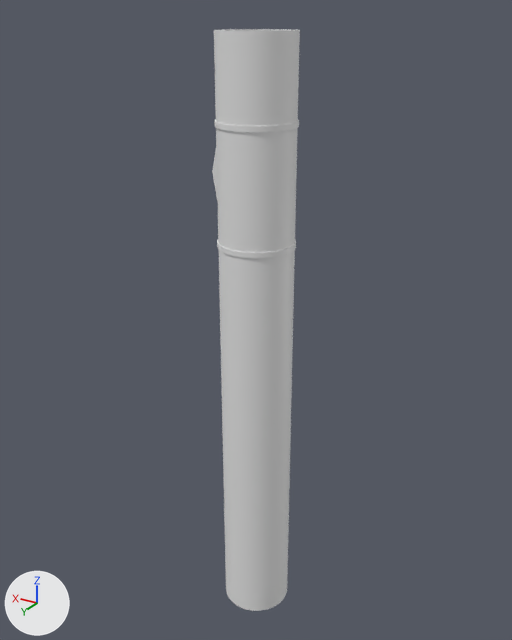
Renders of the FBX model Assets/Meshes/garbage_chute.fbx from each side of a commit.
The view is the same before and after, from a 50 mm camera at (-5.56, 5.04, 2.75) aimed at (-3.27, 1.22, 0.84). The axes (+X, +Y, +Z) are drawn at lower left. The lights are the same throughout. Where no turn or scale is listed for an object, it has been applied to the vertices.

Names of what the first picture shows: 'pipe'.
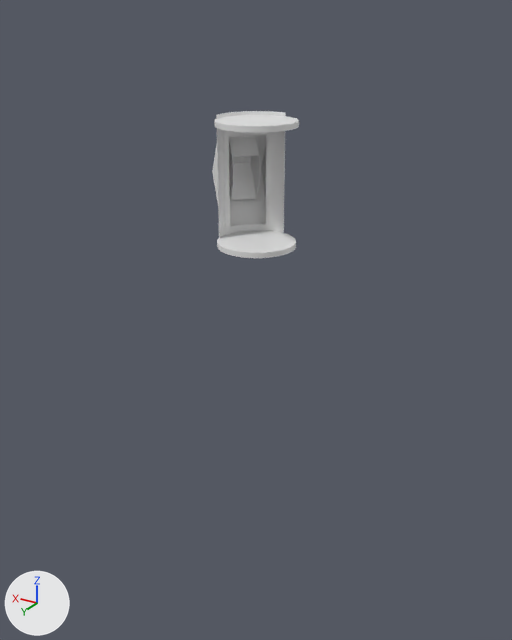
Location of each change, (x1, y1, x2, y2) in pixels of the pictures (512 x 640 px):
'pipe', deleted: before (214, 29, 300, 611)
'base', unchanged, uncovered by the edit: before (212, 150, 218, 203); after (212, 130, 275, 231)
'base_wrapper', unchanged, uncovered by the edit: after (216, 111, 286, 238)
'door', unchanged, uncovered by the edit: after (229, 137, 260, 200)
'holder2', unchanged, uncovered by the edit: before (217, 239, 296, 258); after (217, 230, 296, 258)

Edits to the bpy script that builds the scene:
```text
Remove ob_pipe:
    ob_pipe = bpy.data.objects.new('pipe', me_cylinder_018)
    ob_pipe.location = (-3.386, 1.399, 1.809)
```
